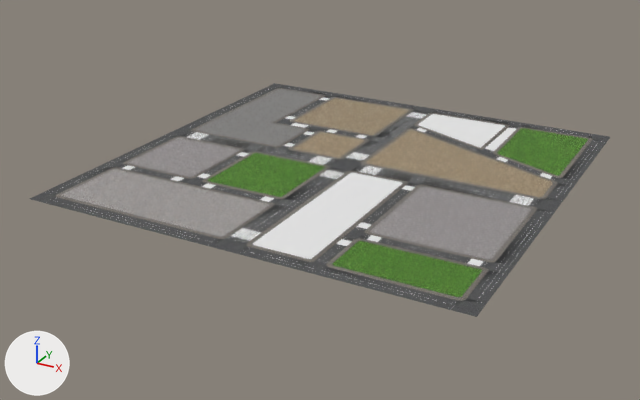
One commit to the OBJ model InspireEngine/Resources/ROAD_CityBlockC.obj: the scene before it, then after it.
Both versions are drawn from a camera (50 mm lens) standing at (866.0, -1695.0, 746.0) and looking at (-35.0, -56.0, -73.0). The axes (+X, +Y, +Z) are drawn at lower left. The lights are the same throughout. Where no turn or scale is listed for an object, it has been applied to the vertices. Vertices at the same position are counted once.

Script lines for the objects in view, before the commit:
```python
ob_road_cityblockc = bpy.data.objects.new('ROAD_CityBlockC', me_road_cityblockc)
ob_road_cityblockc.location = (0.0, 0.0, 0.0)
```
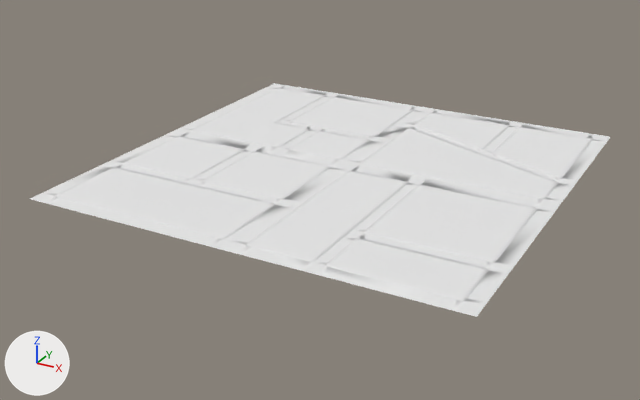
Where the change shows, as pixel boxes (x1, y1, x2, y2) in the pictures (640 x 400 px):
part 1 of me_road_cityblockc, recoloured (grey to white): (60, 87, 603, 303) in both
part 2 of me_road_cityblockc, recoloured (grey to white): (49, 88, 589, 302) in both
part 3 of me_road_cityblockc, recoloured (grey to white): (49, 86, 606, 308) in both
part 4 of me_road_cityblockc, recoloured (grey to white): (131, 100, 542, 263) in both
part 5 of me_road_cityblockc, recoloured: (318, 145, 474, 261) in both
part 6 of me_road_cityblockc, recoloured (grey to white): (201, 117, 514, 232) in both
part 7 of me_road_cityblockc, recoloured (grey to white): (30, 83, 610, 317) in both
part 8 of me_road_cityblockc, recoloured: (186, 112, 536, 241) in both
part 9 of me_road_cityblockc, recoloured (grey to white): (45, 85, 607, 310) in both
part 10 of me_road_cityblockc, recoloured (green to white): (208, 128, 588, 297) in both
part 11 of me_road_cityblockc, recoloured (grey to white): (196, 89, 321, 146) in both
part 12 of me_road_cityblockc, recoloured (grey to white): (128, 138, 532, 260) in both
part 13 of me_road_cityblockc, recoloured (grey to white): (61, 169, 269, 237) in both
part 14 of me_road_cityblockc, recoloured (brown to white): (294, 98, 410, 135) in both
part 15 of me_road_cityblockc, recoloured (brown to white): (294, 130, 553, 197) in both
part 16 of me_road_cityblockc, recoloured (grey to white): (56, 88, 593, 301) in both

The change, as a diff of the scene's bpy script:
```diff
--- a/InspireEngine/Resources/ROAD_CityBlockC.obj.py
+++ b/InspireEngine/Resources/ROAD_CityBlockC.obj.py
@@ mat_gd_grass02 @@
+mat_gd_grass02 = principled_material('GD_Grass02')
+mat_gd_grass02.base_color = (0.8, 0.8, 0.8)  # white #e7e7e7
+mat_gd_grass02.roughness = 1.0
@@ mat_gd_paver06 @@
+mat_gd_paver06 = principled_material('GD_paver06')
+mat_gd_paver06.base_color = (0.8, 0.8, 0.8)  # white #e7e7e7
+mat_gd_paver06.roughness = 1.0
@@ mat_rd_sidewalk @@
+mat_rd_sidewalk = principled_material('RD_SideWalk')
+mat_rd_sidewalk.base_color = (0.8, 0.8, 0.8)  # white #e7e7e7
+mat_rd_sidewalk.roughness = 1.0
@@ mat_gd_paver01 @@
+mat_gd_paver01 = principled_material('GD_paver01')
+mat_gd_paver01.base_color = (0.8, 0.8, 0.8)  # white #e7e7e7
+mat_gd_paver01.roughness = 1.0
@@ mat_rd_2ways2lanend @@
+mat_rd_2ways2lanend = principled_material('RD_2ways2laneND')
+mat_rd_2ways2lanend.base_color = (0.8, 0.8, 0.8)  # white #e7e7e7
+mat_rd_2ways2lanend.roughness = 1.0
@@ mat_rd_inter @@
+mat_rd_inter = principled_material('RD_Inter')
+mat_rd_inter.base_color = (0.8, 0.8, 0.8)  # white #e7e7e7
+mat_rd_inter.roughness = 1.0
@@ mat_gd_paver03 @@
+mat_gd_paver03 = principled_material('GD_paver03')
+mat_gd_paver03.base_color = (0.8, 0.8, 0.8)  # white #e7e7e7
+mat_gd_paver03.roughness = 1.0
@@ mat_rd_2ways2lane @@
+mat_rd_2ways2lane = principled_material('RD_2ways2lane')
+mat_rd_2ways2lane.base_color = (0.8, 0.8, 0.8)  # white #e7e7e7
+mat_rd_2ways2lane.roughness = 1.0
@@ mat_rd_crossing @@
+mat_rd_crossing = principled_material('RD_Crossing')
+mat_rd_crossing.base_color = (0.8, 0.8, 0.8)  # white #e7e7e7
+mat_rd_crossing.roughness = 1.0
@@ mat_gd_paver07 @@
+mat_gd_paver07 = principled_material('GD_paver07')
+mat_gd_paver07.base_color = (0.8, 0.8, 0.8)  # white #e7e7e7
+mat_gd_paver07.roughness = 1.0
@@ mat_gd_paver02 @@
+mat_gd_paver02 = principled_material('GD_paver02')
+mat_gd_paver02.base_color = (0.8, 0.8, 0.8)  # white #e7e7e7
+mat_gd_paver02.roughness = 1.0
@@ mat_rd_1way4lane_1 @@
+mat_rd_1way4lane_1 = principled_material('RD_1way4Lane')
+mat_rd_1way4lane_1.base_color = (0.8, 0.8, 0.8)  # white #e7e7e7
+mat_rd_1way4lane_1.roughness = 1.0
@@ me_road_cityblockc @@
 me_road_cityblockc.from_pydata(...)  # 1725 vertices, 3137 faces; spans x -492.0..492.0, y -492.0..492.0, z 0.0
+# me_road_cityblockc part 1: all 64 faces that had it switch from mat_road_cityblockc_mesh_mat_1way4lane (picture img_rd_2w_dbl_dds) to mat_road_cityblockc_mesh_mat_2ways2laned (white #e7e7e7)
+# me_road_cityblockc part 2: all 16 faces that had it switch from mat_road_cityblockc_mesh_mat_1way4lanen (picture img_rd_1w_dbl_dds) to mat_road_cityblockc_mesh_mat_2ways2laned_ncl1_1 (white #e7e7e7)
+# me_road_cityblockc part 3: all 16 faces that had it switch from mat_road_cityblockc_mesh_mat_1way4lanesnd (picture img_rd_1w_dbl_dds) to mat_road_cityblockc_mesh_mat_groundtile5 (white #e7e7e7)
+# me_road_cityblockc part 4: all 22 faces that had it switch from mat_road_cityblockc_mesh_mat_2ways2lane (picture img_rd_2w_dbl_dds) to mat_rd_2ways2lane (white #e7e7e7)
+# me_road_cityblockc part 5: all 4 faces that had it switch from mat_road_cityblockc_mesh_mat_2ways2lanen (picture img_rd_2w_dbl_dds) to mat_rd_2ways2lanend (white #e7e7e7)
+# me_road_cityblockc part 6: all 56 faces that had it switch from mat_road_cityblockc_mesh_mat_2ways4lane (picture img_rd_2w_dbl_dds) to mat_rd_1way4lane_1 (white #e7e7e7)
+# me_road_cityblockc part 7: all 177 faces that had it switch from mat_road_cityblockc_mesh_mat_concrete (picture img_rd_inter_dds) to mat_rd_inter (white #e7e7e7)
+# me_road_cityblockc part 8: all 16 faces that had it switch from mat_road_cityblockc_mesh_mat_crossroad (picture img_rd_crossing_dds) to mat_road_cityblockc_mesh_mat_2ways2laned_ncl1_1 (white #e7e7e7)
+# me_road_cityblockc part 9: all 100 faces that had it switch from mat_road_cityblockc_mesh_mat_crossing (picture img_rd_2w_dbl_stp_dds) to mat_rd_crossing (white #e7e7e7)
+# me_road_cityblockc part 10: all 112 faces that had it switch from mat_road_cityblockc_mesh_mat_groundgrass (picture img_gd_grass02_dds) to mat_gd_grass02 (white #e7e7e7)
+# me_road_cityblockc part 11: all 58 faces that had it switch from mat_road_cityblockc_mesh_mat_groundtile1 (picture img_gd_paver01_dds) to mat_gd_paver01 (white #e7e7e7)
+# me_road_cityblockc part 12: all 72 faces that had it switch from mat_road_cityblockc_mesh_mat_groundtile2 (picture img_gd_paver02_dds) to mat_gd_paver02 (white #e7e7e7)
+# me_road_cityblockc part 13: all 44 faces that had it switch from mat_road_cityblockc_mesh_mat_groundtile4 (picture img_gd_paver03_dds) to mat_gd_paver03 (white #e7e7e7)
+# me_road_cityblockc part 14: all 47 faces that had it switch from mat_road_cityblockc_mesh_mat_groundtile6 (picture img_gd_paver06_dds) to mat_gd_paver06 (white #e7e7e7)
+# me_road_cityblockc part 15: all 88 faces that had it switch from mat_road_cityblockc_mesh_mat_groundtile7 (picture img_gd_paver07_dds) to mat_gd_paver07 (white #e7e7e7)
+# me_road_cityblockc part 16: all 2112 faces that had it switch from mat_road_cityblockc_mesh_mat_sidewalk (picture img_rd_sidewalk01_dif_dds) to mat_rd_sidewalk (white #e7e7e7)
+me_road_cityblockc.materials.append(mat_rd_2ways2lanen)  # white #e7e7e7
+me_road_cityblockc.materials.append(mat_rd_2ways2laneb)  # white #e7e7e7
+me_road_cityblockc.materials.append(mat_gd_paver09)  # white #e7e7e7
```
